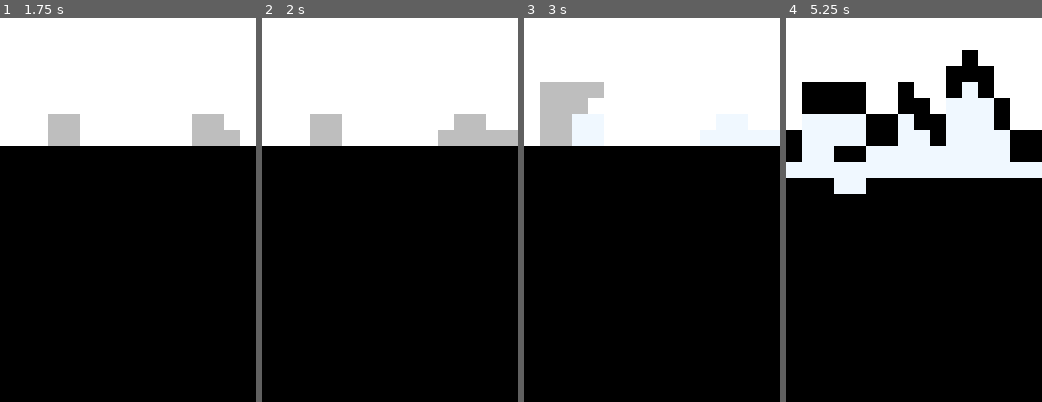
Above: before the commit, frames 1-4 (left to right).
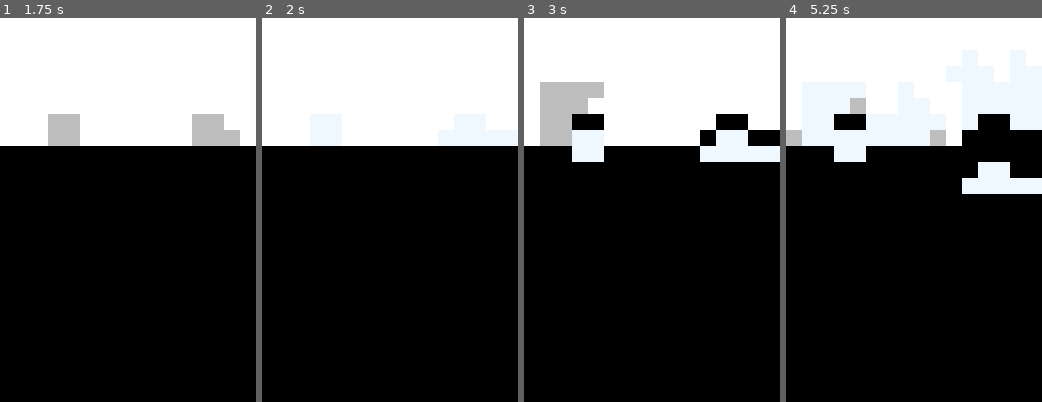
Above: after the commit, the same moments.

Repository: meisei4/bath
Game: Godot game, scene res://godot/Test/IndividualScenes/GlacierSimulation.tscn
The game is run twice, just before and just after one commit, with the same random seed, the same clock (stepped at 60 frames per second) and the same inputs. The project has no main scene, so this scene is started directly.
Inputs (mouse positions are in pixels of both pictures, inside the frame that each line leads up to):
- Up to frame 1 (1.75 s): tap Enter at 0.5 s; move the mouse to (184, 190) at 0.52 s; hold D (right) 0.53-1.28 s; tap Space at 1.25 s; move the mouse to (76, 229) at 1.27 s; hold S (down) from 1.28 s (still down)
- Up to frame 2 (2 s): keep holding S (down)
- Up to frame 3 (3 s): move the mouse to (677, 125) at 2.02 s; release S (down) at 2.03 s; hold D (right) 2.03-2.78 s; tap Enter at 2.75 s; move the mouse to (639, 286) at 2.77 s; hold W (up) from 2.78 s (still down)
- Up to frame 4 (5.25 s): tap Space at 3.5 s; move the mouse to (990, 267) at 3.52 s; release W (up) at 3.53 s; hold A (left) 3.53-5.03 s; move the mouse to (837, 152) at 4.27 s; move the mouse to (926, 210) at 5.02 s; hold S (down) from 5.03 s (still down)

Frame 1 is identical in both runs. In frame 2, 2.9% of the frame differs, in the area x 18-100%, y 25-34%; in frame 3, 3.6%; in frame 4, 17%, in the area x 0-100%, y 8-46%.

Commit message:
fixed tons of bugs with the unification and forced fracturing logic

Diff:
--- a/godot/Entities/Glacier/GlacierData.gd
+++ b/godot/Entities/Glacier/GlacierData.gd
@@ -2,6 +2,8 @@
 class_name GlacierData
 
 var cell_state_grid: Array = []
+var cell_time_grid: Array = []  # stores each cell’s time in its current state
+var cell_forced_grid: Array = []  # grid of booleans indicating if a cell was forced fractured
 
 func initialize_from_tilemap(tilemap: TileMapLayer) -> void:
     var used_rect = tilemap.get_used_rect()
@@ -10,27 +12,45 @@
 
     cell_state_grid.clear()
     cell_state_grid.resize(height)
+    cell_time_grid.clear()
+    cell_time_grid.resize(height)
+    cell_forced_grid.clear()
+    cell_forced_grid.resize(height)
     for y in range(height):
         cell_state_grid[y] = []
-
-    for rel_y in range(height):
+        cell_time_grid[y] = []
+        cell_forced_grid[y] = []
         for rel_x in range(width):
             var cell_x = used_rect.position.x + rel_x
-            var cell_y = used_rect.position.y + rel_y
+            var cell_y = used_rect.position.y + y
             var cell_pos = Vector2i(cell_x, cell_y)
             var atlas_coords = tilemap.get_cell_atlas_coords(cell_pos)
-
             if atlas_coords == Vector2i(-1, -1):
-                # Mark as NONE
-                cell_state_grid[rel_y].append(GlacierCellState.STATE.NONE)
+                cell_state_grid[y].append(GlacierCellState.STATE.NONE)
             else:
-                # atlas_coords.y = the appropriate enum state
-                cell_state_grid[rel_y].append(atlas_coords.y)
-
+                cell_state_grid[y].append(atlas_coords.y)
+            cell_time_grid[y].append(0)
+            cell_forced_grid[y].append(false)
 
 func get_state(pos: Vector2i) -> int:
     return cell_state_grid[pos.y][pos.x]
 
-
 func set_state(pos: Vector2i, new_state: int) -> void:
     cell_state_grid[pos.y][pos.x] = new_state
+
+func get_time_in_state(pos: Vector2i) -> int:
+    return cell_time_grid[pos.y][pos.x]
+
+func set_time_in_state(pos: Vector2i, value: int) -> void:
+    cell_time_grid[pos.y][pos.x] = value
+
+func increment_time_in_state() -> void:
+    for y in range(cell_time_grid.size()):
+        for x in range(cell_time_grid[y].size()):
+            cell_time_grid[y][x] += 1
+
+func is_forced(pos: Vector2i) -> bool:
+    return cell_forced_grid[pos.y][pos.x]
+
+func set_forced(pos: Vector2i, value: bool) -> void:
+    cell_forced_grid[pos.y][pos.x] = value
--- a/godot/Entities/Glacier/GlacierSimulation.gd
+++ b/godot/Entities/Glacier/GlacierSimulation.gd
@@ -14,14 +14,6 @@
 
 var fracturing_timer: Timer = Timer.new()
 
-var queued_tasks: Array[Dictionary] = []
-
-var simulation_time: float = 0.0
-
-var formation_pending: bool = false
-var movement_pending: bool = false
-
-
 func _ready() -> void:
     setup_glacier()
     fracturing_timer.wait_time = fracturing_cycle_interval
@@ -29,25 +21,26 @@
     add_child(fracturing_timer)
     fracturing_timer.start()
 
+func _on_fracture_timer() -> void:
+    glacier_data.increment_time_in_state()
 
-func _process(delta_time: float) -> void:
-    simulation_time += delta_time
-    while queued_tasks.size() > 0 and queued_tasks[0]["execute_at_time"] <= simulation_time:
-        var current_task: Dictionary = queued_tasks.pop_front()
-        var action: String = current_task["action"]
-        match action:
-            "formation":
-                run_formation_phase()
-                formation_pending = false
-                if not movement_pending:
-                    queue_task_in_seconds(movement_delay_seconds, "movement")
-                    movement_pending = true
-            "movement":
-                run_movement_phase()
-                movement_pending = false
-            _:
-                pass
+    hydrofracture_manager.run_fracture_phase(glacier_data)
+    hydrofracture_manager.finalize_fracture_cycle()
 
+    run_iceberg_formation_phase()
+
+    run_iceberg_drift_phase()
+
+    update_tilemap()
+
+func run_iceberg_formation_phase() -> void:
+    var cells_fractured_last_cycle: Array[Vector2i] = hydrofracture_manager.get_cells_fractured_in_previous_cycle()
+    iceberg_manager.iceberg_formation_phase(glacier_data, cells_fractured_last_cycle)
+    update_tilemap()
+
+func run_iceberg_drift_phase() -> void:
+    iceberg_manager.move_icebergs(glacier_data)
+    update_tilemap()
 
 func setup_glacier() -> void:
     glacier_map = GLACIER_MAP_SCENE.instantiate() as TileMapLayer
@@ -60,50 +53,17 @@
 
     update_tilemap()
 
-
-func _on_fracture_timer() -> void:
-    hydrofracture_manager.run_fracture_phase(glacier_data)
-    hydrofracture_manager.finalize_fracture_cycle()
-    update_tilemap()
-
-    if not formation_pending:
-        queue_task_in_seconds(formation_delay_seconds, "formation")
-        formation_pending = true
-
-
-func run_formation_phase() -> void:
-    var cells_fractured_last_cycle: Array[Vector2i] = hydrofracture_manager.get_cells_fractured_in_previous_cycle()
-    iceberg_manager.iceberg_formation_phase(glacier_data, cells_fractured_last_cycle)
-    update_tilemap()
-
-
-func run_movement_phase() -> void:
-    iceberg_manager.move_icebergs(glacier_data)
-    update_tilemap()
-
-
 func update_tilemap() -> void:
     for y: int in range(glacier_data.cell_state_grid.size()):
         for x: int in range(glacier_data.cell_state_grid[y].size()):
             var cell_state: int = glacier_data.cell_state_grid[y][x]
             glacier_map.set_cell(Vector2i(x, y), GlacierGen.SOURCE_ID, Vector2i(0, cell_state))
 
-
-func queue_task_in_seconds(delay: float, action: String) -> void:
-    var execute_time: float = simulation_time + delay
-    var scheduled_task: Dictionary = {
-        "execute_at_time": execute_time,
-        "action": action
-    }
-    queued_tasks.push_back(scheduled_task)
-
-
 func _on_iceberg_formed(average_position: Vector2i) -> void:
     # Process additional logic when an iceberg cluster is formed.
     pass
 
-
 func _on_iceberg_manager_request_forced_fracture(blocker_cell_position: Vector2i) -> void:
     hydrofracture_manager.force_fracture_cell(glacier_data, blocker_cell_position)
-    iceberg_manager.notify_cell_fractured(blocker_cell_position, glacier_data)
+    # Do NOT call notify_cell_fractured immediately.
     update_tilemap()
--- a/godot/Entities/Glacier/HydrofractureManager.gd
+++ b/godot/Entities/Glacier/HydrofractureManager.gd
@@ -80,19 +80,19 @@
     for neighbor_position in neighboring_cells:
         if glacier_data.get_state(neighbor_position) == GlacierCellState.STATE.NONE:
             return true
-
     return false
-
 
 func fracture_cell(glacier_data: GlacierData, cell_position: Vector2i, depth: int) -> void:
     if glacier_data.get_state(cell_position) == GlacierCellState.STATE.INTACT:
         glacier_data.set_state(cell_position, GlacierCellState.STATE.FRACTURED)
+        glacier_data.set_time_in_state(cell_position, 0)
         cells_newly_fractured_this_cycle.append(cell_position)
         cell_fractured.emit(cell_position)
         print("[HydrofractureManager] FRACTURED at:", cell_position, " depth=", depth)
 
-
 func force_fracture_cell(glacier_data: GlacierData, cell_position: Vector2i) -> void:
     if glacier_data.get_state(cell_position) == GlacierCellState.STATE.INTACT:
         glacier_data.set_state(cell_position, GlacierCellState.STATE.FRACTURED)
+        glacier_data.set_time_in_state(cell_position, 0)
+        glacier_data.set_forced(cell_position, true)  # Mark this cell as forced
         print("[HydrofractureManager] Force‐fractured cell at:", cell_position)
--- a/godot/Entities/Glacier/IcebergManager.gd
+++ b/godot/Entities/Glacier/IcebergManager.gd
@@ -6,8 +6,7 @@
 signal request_forced_fracture(blocker_cell: Vector2i)
 
 @export var minimum_iceberg_cluster_size: int = 4
-@export var max_icebergs_to_form_per_cycle: int = 6
-@export var max_iceberg_clusters_to_move_per_cycle: int = 4
+@export var max_icebergs_to_form_per_cycle: int = 10
 
 var active_moving_iceberg_cluster: Array[Vector2i] = []
 
@@ -23,7 +22,8 @@
             if visited.has(current_cell_position):
                 continue
 
-            if glacier_data.get_state(current_cell_position) == GlacierCellState.STATE.FRACTURED:
+            # Only consider FRACTURED cells that have been in that state for at least 1 second.
+            if glacier_data.get_state(current_cell_position) == GlacierCellState.STATE.FRACTURED and glacier_data.get_time_in_state(current_cell_position) >= 1:
                 if is_anchored_from_below(glacier_data, current_cell_position):
                     var fractured_cells_cluster: Array[Vector2i] = GlacierUtil.flood_fill(
                         glacier_data,
@@ -38,10 +38,10 @@
                     if fractured_cells_cluster.size() >= minimum_iceberg_cluster_size:
                         for cell_position_in_cluster in fractured_cells_cluster:
                             glacier_data.set_state(cell_position_in_cluster, GlacierCellState.STATE.ICEBERG)
-
+                            glacier_data.set_time_in_state(cell_position_in_cluster, 0)  # reset timer when converting
+                            glacier_data.set_forced(cell_position_in_cluster, false)      # clear forced flag
                         var average_position: Vector2i = calculate_average_position_of_cluster(fractured_cells_cluster)
                         iceberg_cluster_formed.emit(average_position)
-
                         print("[IcebergManager] Converted cluster of size:", fractured_cells_cluster.size(), "to ICEBERG.")
                         new_icebergs_formed += 1
                         if new_icebergs_formed >= max_icebergs_to_form_per_cycle:
@@ -57,6 +57,78 @@
     else:
         print("[IcebergManager] No new icebergs formed.")
     return new_icebergs_formed
+
+func move_icebergs(glacier_data: GlacierData) -> void:
+    print("\n[IcebergManager] -- MOVE ICEBERGS PHASE --")
+    var glacier_dimensions: Vector2i = GlacierUtil.get_dimensions(glacier_data)
+    var visited: Dictionary[Vector2i, bool] = {}
+    var number_of_clusters_found: int = 0
+    var number_of_clusters_moved: int = 0
+
+    for y in range(glacier_dimensions.y - 1, -1, -1):
+        for x in range(glacier_dimensions.x):
+            var current_cell_position: Vector2i = Vector2i(x, y)
+            if visited.has(current_cell_position):
+                continue
+            if glacier_data.get_state(current_cell_position) == GlacierCellState.STATE.ICEBERG and glacier_data.get_time_in_state(current_cell_position) >= 1:
+                number_of_clusters_found += 1
+
+                var iceberg_cells_cluster: Array[Vector2i] = GlacierUtil.flood_fill(
+                    glacier_data,
+                    current_cell_position,
+                    func(cluster_cell: Vector2i) -> bool:
+                        return glacier_data.get_state(cluster_cell) == GlacierCellState.STATE.ICEBERG
+                )
+
+                for cell_position_in_cluster in iceberg_cells_cluster:
+                    visited[cell_position_in_cluster] = true
+
+                print("[IcebergManager] Found iceberg cluster #", number_of_clusters_found, ":", iceberg_cells_cluster)
+                active_moving_iceberg_cluster = iceberg_cells_cluster.duplicate()
+                if move_cluster_down_one_step(glacier_data, active_moving_iceberg_cluster):
+                    number_of_clusters_moved += 1
+                active_moving_iceberg_cluster.clear()
+    if number_of_clusters_moved > 0:
+        tilemap_update_requested.emit()
+        print("[IcebergManager] Moved clusters:", number_of_clusters_moved)
+    else:
+        print("[IcebergManager] No clusters moved.")
+    print("------------------------------------------\n")
+
+func move_cluster_down_one_step(glacier_data: GlacierData, iceberg_cells_cluster: Array[Vector2i]) -> bool:
+    var glacier_dimensions: Vector2i = GlacierUtil.get_dimensions(glacier_data)
+    for cell in iceberg_cells_cluster:
+        var below: Vector2i = cell + Vector2i(0, 1)
+        if below.y >= glacier_dimensions.y:
+            print("[IcebergManager] Cluster blocked by bottom edge at", cell)
+            return false
+
+        var state_below: int = glacier_data.get_state(below)
+        if state_below == GlacierCellState.STATE.NONE:
+            continue
+        if state_below == GlacierCellState.STATE.INTACT:
+            emit_signal("request_forced_fracture", below)
+        elif state_below == GlacierCellState.STATE.FRACTURED or state_below == GlacierCellState.STATE.ICEBERG:
+            if not iceberg_cells_cluster.has(below):
+                unify_cluster_with_cell(glacier_data, iceberg_cells_cluster, below)
+    for cell in iceberg_cells_cluster:
+        var below_again: Vector2i = cell + Vector2i(0, 1)
+        if below_again.y >= glacier_dimensions.y:
+            print("[IcebergManager] Still blocked by edge after forced fracturing.")
+            return false
+        var state_below: int = glacier_data.get_state(below_again)
+        if state_below != GlacierCellState.STATE.NONE and not iceberg_cells_cluster.has(below_again):
+            print("[IcebergManager] Still blocked after merges/fractures:", below_again)
+            return false
+    for cell in iceberg_cells_cluster:
+        glacier_data.set_state(cell, GlacierCellState.STATE.NONE)
+    for i in range(iceberg_cells_cluster.size()):
+        iceberg_cells_cluster[i] = iceberg_cells_cluster[i] + Vector2i(0, 1)
+    for cell in iceberg_cells_cluster:
+        glacier_data.set_state(cell, GlacierCellState.STATE.ICEBERG)
+        glacier_data.set_time_in_state(cell, 0)  # NEW: reset timer after moving
+    print("[IcebergManager] Moved cluster down one row:", iceberg_cells_cluster)
+    return true
 
 
 func is_anchored_from_below(glacier_data: GlacierData, cell_position: Vector2i) -> bool:
@@ -82,112 +154,26 @@
     var average_y: int = total_y / cluster_cells.size()
     return Vector2i(average_x, average_y)
 
-
-func move_icebergs(glacier_data: GlacierData) -> void:
-    print("\n[IcebergManager] -- MOVE ICEBERGS PHASE --")
-    var glacier_dimensions: Vector2i = GlacierUtil.get_dimensions(glacier_data)
-    var visited: Dictionary[Vector2i, bool] = {}
-    var number_of_clusters_found: int = 0
-    var number_of_clusters_moved: int = 0
-
-    for y in range(glacier_dimensions.y - 1, -1, -1):
-        for x in range(glacier_dimensions.x):
-            var current_cell_position: Vector2i = Vector2i(x, y)
-            if visited.has(current_cell_position):
-                continue
-            if glacier_data.get_state(current_cell_position) == GlacierCellState.STATE.ICEBERG:
-                number_of_clusters_found += 1
-
-                var iceberg_cells_cluster: Array[Vector2i] = GlacierUtil.flood_fill(
-                    glacier_data,
-                    current_cell_position,
-                    func(cluster_cell: Vector2i) -> bool:
-                        return glacier_data.get_state(cluster_cell) == GlacierCellState.STATE.ICEBERG
-                )
-
-                for cell_position_in_cluster in iceberg_cells_cluster:
-                    visited[cell_position_in_cluster] = true
-
-                print("[IcebergManager] Found iceberg cluster #", number_of_clusters_found, ":", iceberg_cells_cluster)
-                if number_of_clusters_moved < max_iceberg_clusters_to_move_per_cycle:
-                    active_moving_iceberg_cluster = iceberg_cells_cluster.duplicate()
-                    if move_cluster_down_one_step(glacier_data, active_moving_iceberg_cluster):
-                        number_of_clusters_moved += 1
-                    active_moving_iceberg_cluster.clear()
-
-    if number_of_clusters_moved > 0:
-        tilemap_update_requested.emit()
-        print("[IcebergManager] Moved clusters:", number_of_clusters_moved)
-    else:
-        print("[IcebergManager] No clusters moved.")
-    print("------------------------------------------\n")
-
-
-func move_cluster_down_one_step(glacier_data: GlacierData, iceberg_cells_cluster: Array[Vector2i]) -> bool:
-    var glacier_dimensions: Vector2i = GlacierUtil.get_dimensions(glacier_data)
-
-    for cell in iceberg_cells_cluster:
-        var below: Vector2i = cell + Vector2i(0, 1)
-        if below.y >= glacier_dimensions.y:
-            print("[IcebergManager] Cluster blocked by bottom edge at", cell)
-            return false
-
-        var state_below: int = glacier_data.get_state(below)
-        if state_below == GlacierCellState.STATE.NONE:
-            continue
-        if state_below == GlacierCellState.STATE.INTACT:
-            emit_signal("request_forced_fracture", below)
-        elif state_below == GlacierCellState.STATE.FRACTURED or state_below == GlacierCellState.STATE.ICEBERG:
-            if not iceberg_cells_cluster.has(below):
-                unify_cluster_with_cell(glacier_data, iceberg_cells_cluster, below)
-
-    for cell in iceberg_cells_cluster:
-        var below_again: Vector2i = cell + Vector2i(0, 1)
-        if below_again.y >= glacier_dimensions.y:
-            print("[IcebergManager] Still blocked by edge after forced fracturing.")
-            return false
-        var state_below: int = glacier_data.get_state(below_again)
-        if state_below != GlacierCellState.STATE.NONE and not iceberg_cells_cluster.has(below_again):
-            print("[IcebergManager] Still blocked after merges/fractures:", below_again)
-            return false
-
-    for cell in iceberg_cells_cluster:
-        glacier_data.set_state(cell, GlacierCellState.STATE.NONE)
-    for i in range(iceberg_cells_cluster.size()):
-        iceberg_cells_cluster[i] = iceberg_cells_cluster[i] + Vector2i(0, 1)
-    for cell in iceberg_cells_cluster:
-        glacier_data.set_state(cell, GlacierCellState.STATE.ICEBERG)
-
-    print("[IcebergManager] Moved cluster down one row:", iceberg_cells_cluster)
-    return true
-
-
-func notify_cell_fractured(cell_position: Vector2i, glacier_data: GlacierData) -> void:
-    if active_moving_iceberg_cluster.size() == 0:
-        return
-
-    if glacier_data.get_state(cell_position) == GlacierCellState.STATE.FRACTURED:
-        unify_cluster_with_cell(glacier_data, active_moving_iceberg_cluster, cell_position)
-    else:
-        print("[IcebergManager] notify_cell_fractured called, but cell not FRACTURED? State:",
-            glacier_data.get_state(cell_position))
-
-
 func unify_cluster_with_cell(
     glacier_data: GlacierData,
     iceberg_cells_cluster: Array[Vector2i],
     start_cell: Vector2i
 ) -> void:
+    # TODO: Review and refine unification logic.
+    # Currently, this function flood-fills from the starting cell and adds all forced cells (cells where is_forced() returns true)
+    # into the moving cluster. This can sometimes cause a full merge cycle with another iceberg cluster,
+    # resulting in a temporary pause in movement if forced cells (with timer == 0) are merged into an already moving cluster.
+    # Consider adjusting the criteria so that only forced cells from the same forced event are merged,
+    # or convert forced cells to ICEBERG earlier to avoid resetting the movement delay.
     var connected_cells: Array[Vector2i] = GlacierUtil.flood_fill(
         glacier_data,
         start_cell,
         func(pos: Vector2i) -> bool:
-            var state: int = glacier_data.get_state(pos)
-            return (state == GlacierCellState.STATE.FRACTURED or state == GlacierCellState.STATE.ICEBERG)
+            # Only include cells that are marked as forced.
+            return glacier_data.is_forced(pos)
     )
 
     for cell_position_in_cluster in connected_cells:
         if not iceberg_cells_cluster.has(cell_position_in_cluster):
             iceberg_cells_cluster.append(cell_position_in_cluster)
-
     print("[IcebergManager] unify_cluster_with_cell => cluster now size:", iceberg_cells_cluster.size())
